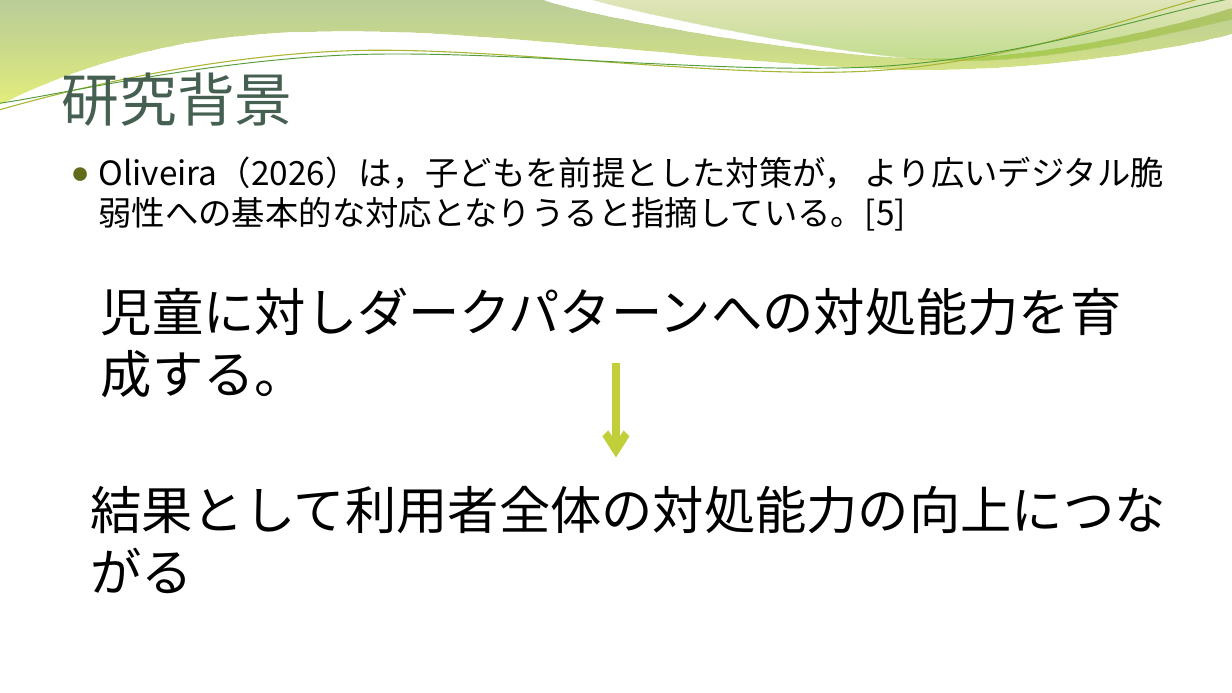
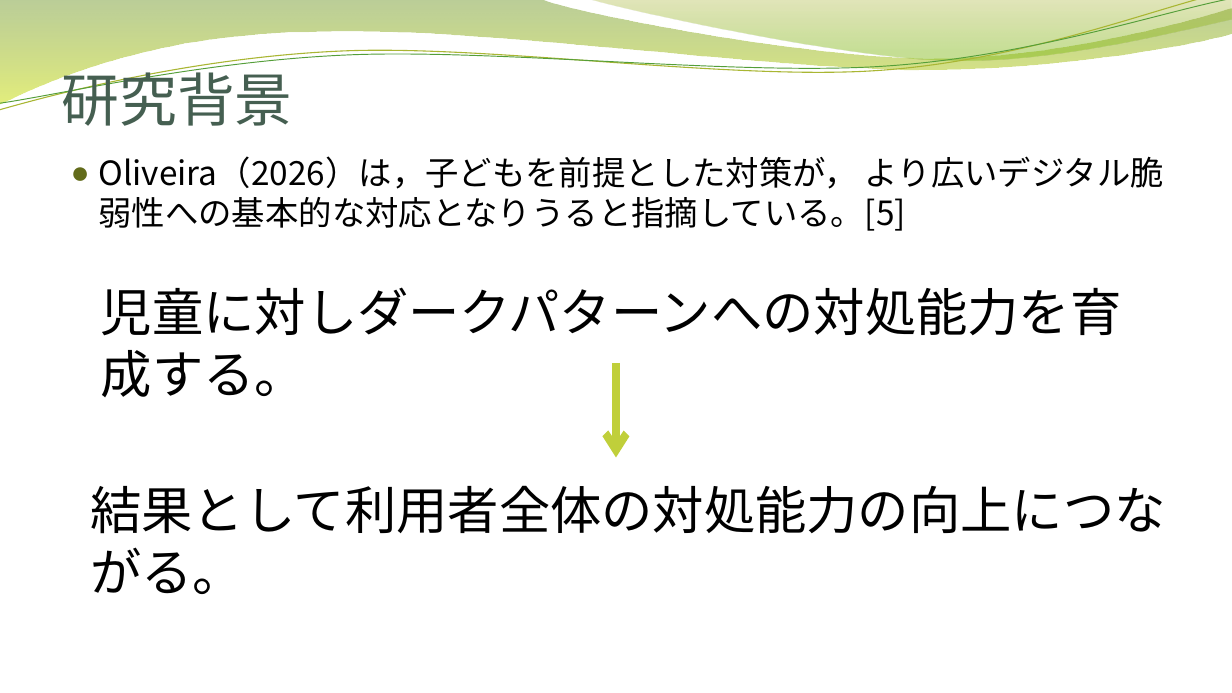
Before and after one commit to nishinekoma/graduate-school, a slide deck: slide 5 of 自身の研究/大学院での研究/修士論文進捗発表.pptx. Drawn at 1232x693 pixels with LibreOffice and Linux fonts; fonts in the diff are those of the drawing; background and template pictures are left out. Boxes give left, top, right and bottom in pixels: in the first picture for what was removed or moved away, otherwise in the second. Text is boxed around its words. In the diff, an @@ line names an element or a change of style, - is before the commit and + after.

```diff
--- a/自身の研究/大学院での研究/修士論文進捗発表.pptx
+++ b/自身の研究/大学院での研究/修士論文進捗発表.pptx
@@ text at bbox=[90, 485, 1165, 594]: text changed @@
-結果として利用者全体の対処能力の向上につながる
+結果として利用者全体の対処能力の向上につながる。
```
Also in this commit, not shown: 2 other slides changed, 2 slides added, 5 slides removed.
